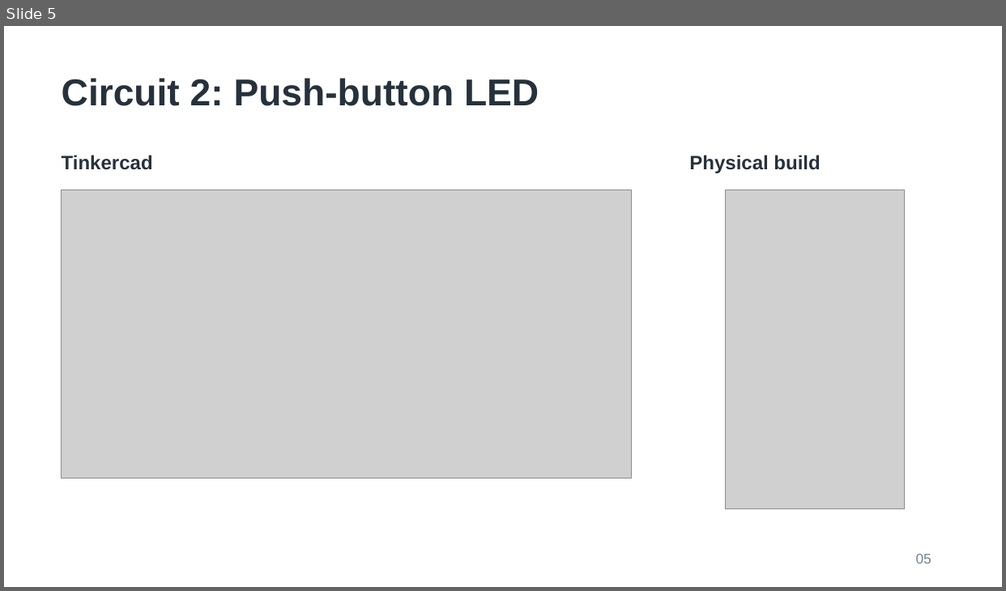
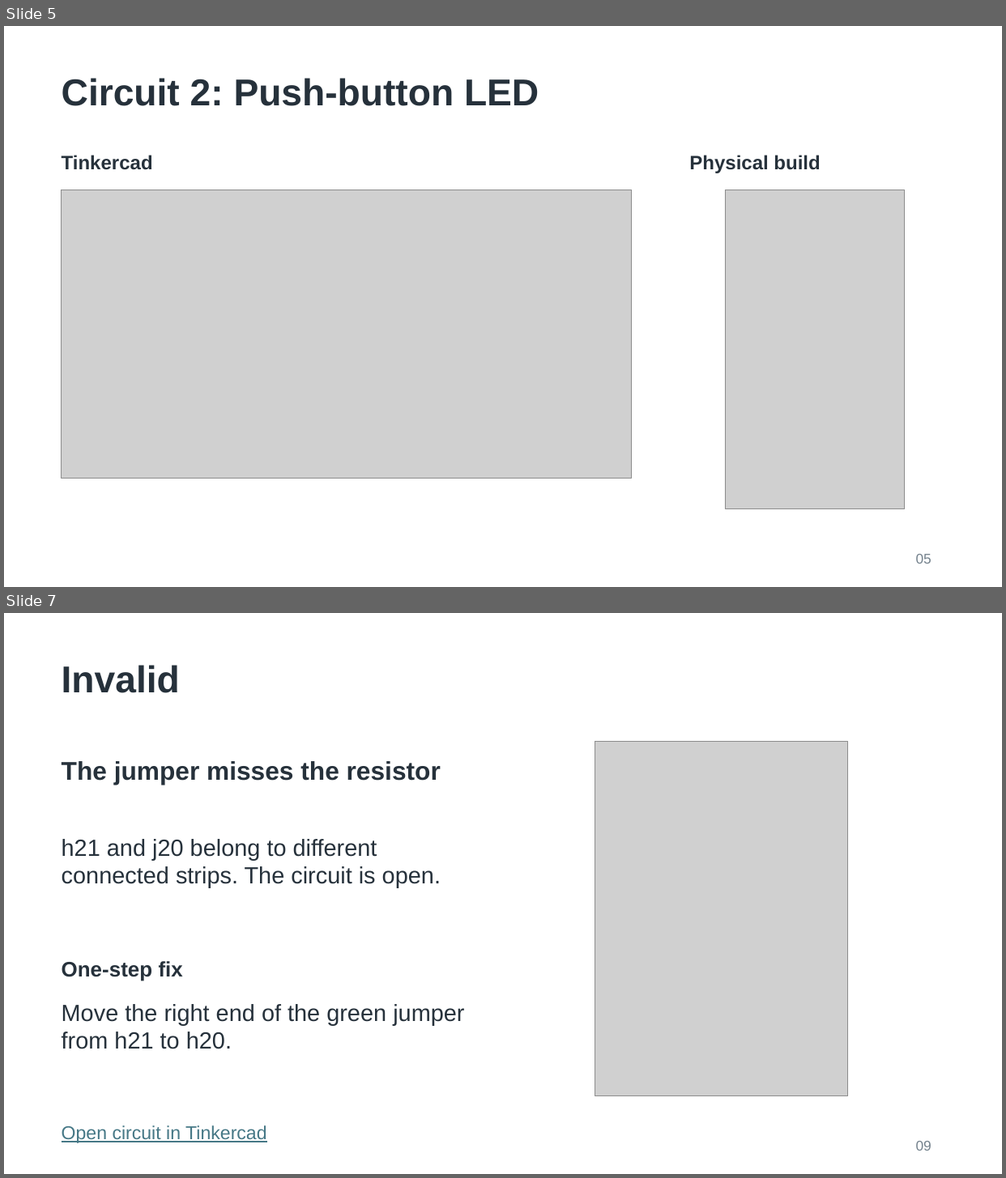
Before and after one commit to Robotics-Society-UoN/workshops, a slide deck: 2026-10-14-circuits/circuits_slides.pptx. Shown one above the other, each under a label of ours: slide 5 before the commit, slides 5 and 7 after it; the slides between them are not shown. The pictures are 1006x591 and 1006x1178 pixels, drawn with LibreOffice and Linux fonts; fonts in the diff are those of the drawing; grey boxes stand for pictures. Boxes give left, top, right and bottom in pixels: in the first picture for what was removed or moved away, otherwise in the second. Text is boxed around its words. In the diff, an @@ line names an element or a change of style, - is before the commit and + after.

Commit message:
Update circuits workshop slides with supplied PowerPoint

```diff
--- a/2026-10-14-circuits/circuits_slides.pptx
+++ b/2026-10-14-circuits/circuits_slides.pptx
@@ slide 7 added at (4,613,1002,1174), background #FFFFFF @@
@@ text added at (62,665,180,693), 36 pt, text #26313B, bold @@
+Invalid
@@ picture added at (594,742,849,1097) @@
@@ text added at (62,761,441,785), 24.8 pt, text #26313B, bold @@
+The jumper misses the resistor
@@ text added at (62,839,441,888), 22.5 pt, text #26313B @@
+h21 and j20 belong to different connected strips. The circuit is open.
@@ text added at (62,961,183,982), 20.2 pt, text #26313B, bold @@
+One-step fix
@@ text added at (62,1004,464,1050), 22.5 pt, text #26313B @@
+Move the right end of the green jumper from h21 to h20.
@@ text added at (62,1126,267,1144), 18 pt, text #467886, underline @@
+Open circuit in Tinkercad
@@ text added at (916,1141,931,1151), 13.5 pt, text #73818C @@
+09
```
Also in this commit, not shown: 5 other slides added, 1 other file.
